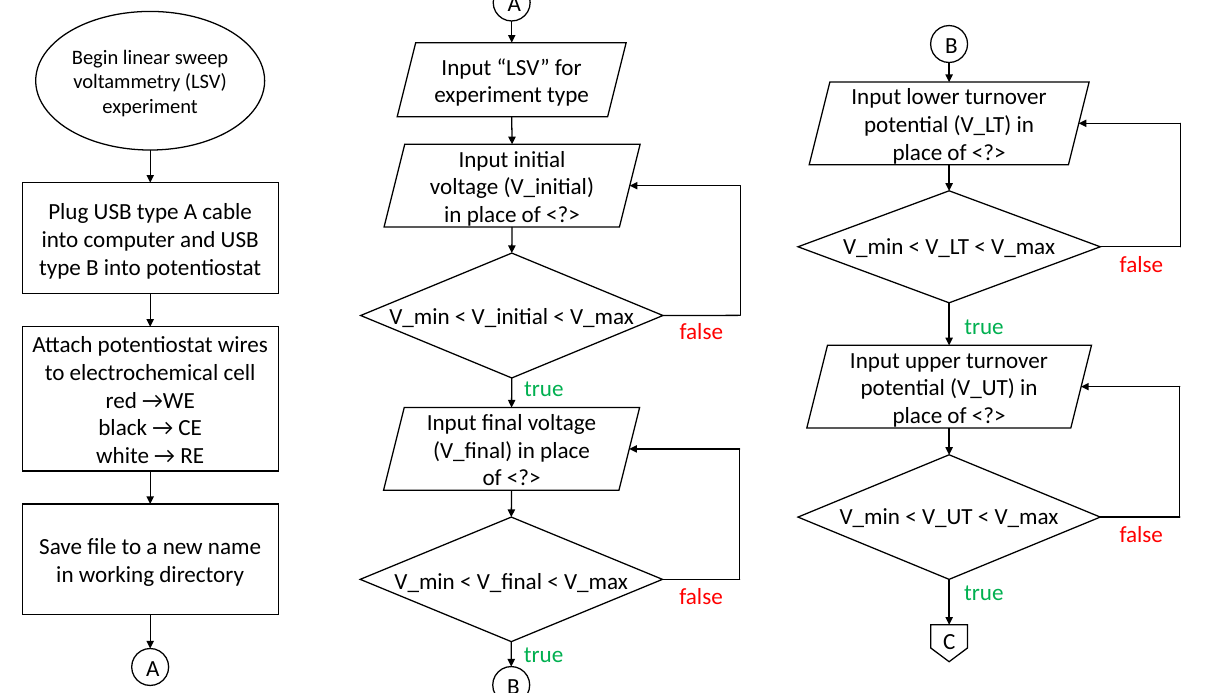
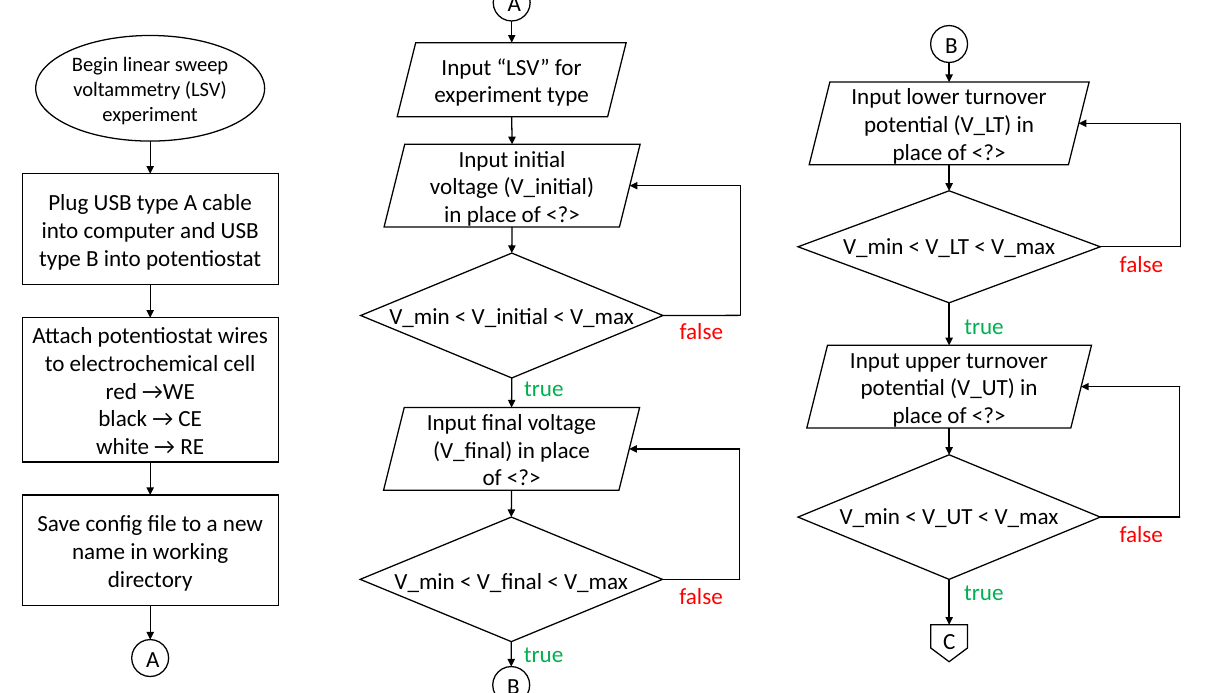
Before and after one commit to juami/pytentiostat, a slide deck: slide 2 of docs/experiment-logic-flowcharts/experiment-logic-flowchart-LSV.pptx. Drawn at 1232x693 pixels with LibreOffice and Linux fonts; fonts in the diff are those of the drawing. Boxes give left, top, right and bottom in pixels: in the first picture for what was removed or moved away, otherwise in the second. Text is boxed around its words. In the diff, an @@ line names an element or a change of style, - is before the commit and + after.

```diff
--- a/docs/experiment-logic-flowcharts/experiment-logic-flowchart-LSV.pptx
+++ b/docs/experiment-logic-flowcharts/experiment-logic-flowchart-LSV.pptx
@@ ellipse "Begin linear sweep voltammetry (LSV) ...": place and size @@
-ellipse "Begin linear sweep voltammetry (LSV) ..." at bbox=[36, 11, 265, 150]
+ellipse "Begin linear sweep voltammetry (LSV) ..." at bbox=[36, 35, 265, 140]
@@ 4 arrows, 3 rectangles, 1 ellipse: place and size @@
-4 arrows, 3 rectangles, 1 ellipse at bbox=[22, 150, 278, 686]
+4 arrows, 3 rectangles, 1 ellipse at bbox=[22, 141, 278, 677]
@@ text in rectangle at bbox=[37, 515, 263, 591]: text changed @@
-Save file to a new name in working directory
+Save config file to a new name in working directory
```
Also in this commit, not shown: 1 other slide changed, 1 slide added, 1 slide removed.
